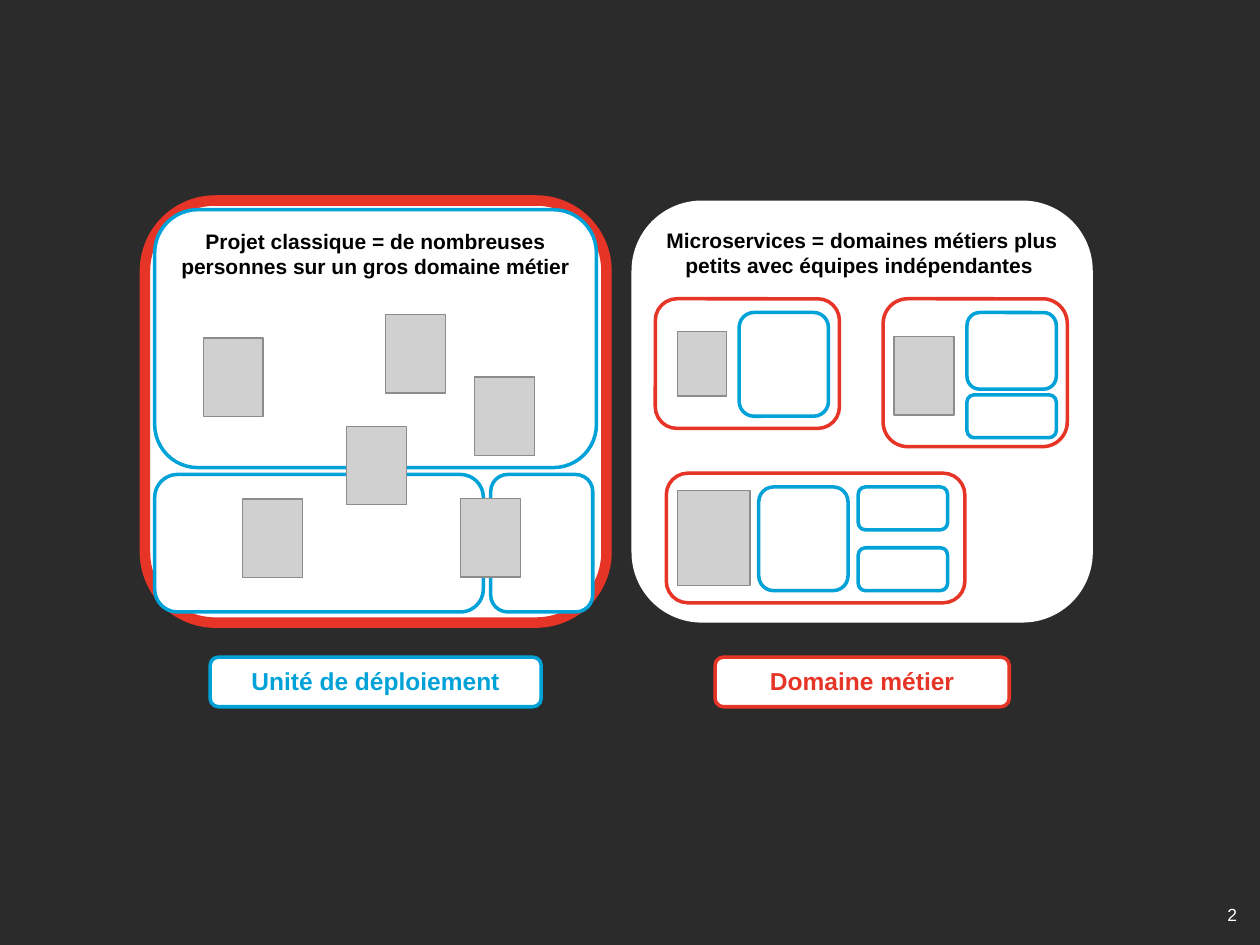
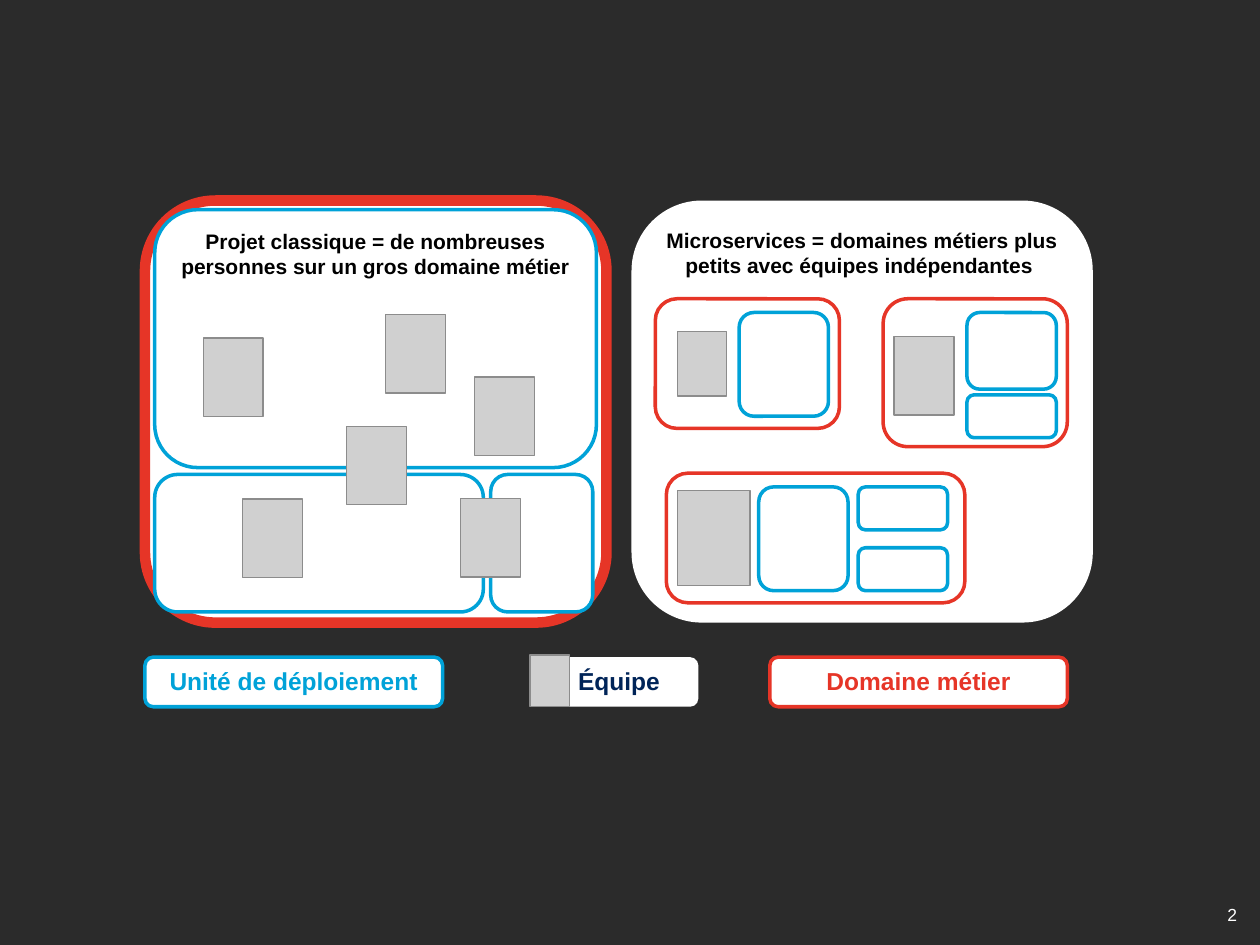
Before and after one commit to archiloque/blog, a slide deck: slide 2 of microservices/illus.pptx. Drawn at 1260x945 pixels with LibreOffice and Linux fonts; fonts in the diff are those of the drawing; grey boxes stand for pictures; background and template pictures are left out; a plain dark background stands for a picture behind light text. Boxes give left, top, right and bottom in pixels: in the first picture for what was removed or moved away, otherwise in the second. Text is boxed around its words. In the diff, an @@ line names an element or a change of style, - is before the commit and + after.

```diff
--- a/microservices/illus.pptx
+++ b/microservices/illus.pptx
@@ rounded rectangle "Unité de déploiement": place and size @@
-rounded rectangle "Unité de déploiement" at (210,658,542,707)
+rounded rectangle "Unité de déploiement" at (145,658,442,707)
@@ picture added at (530,655,570,707) @@
@@ rounded rectangle added at (539,658,698,707), fill #FFFFFF, 14 pt, text #002458, bold @@
+Équipe
@@ rounded rectangle "Domaine métier": place and size @@
-rounded rectangle "Domaine métier" at (716,658,1009,707)
+rounded rectangle "Domaine métier" at (770,658,1067,707)
```
Also in this commit, not shown: 1 other file.
